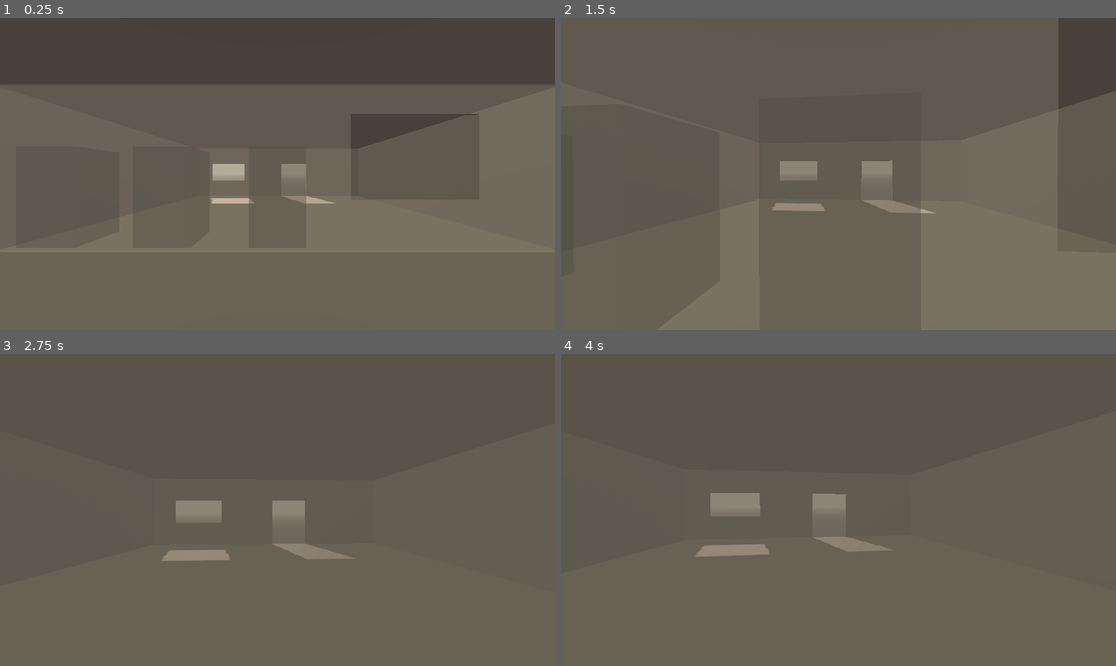
Above: before the commit, frames 1-4 (two rows, left to right).
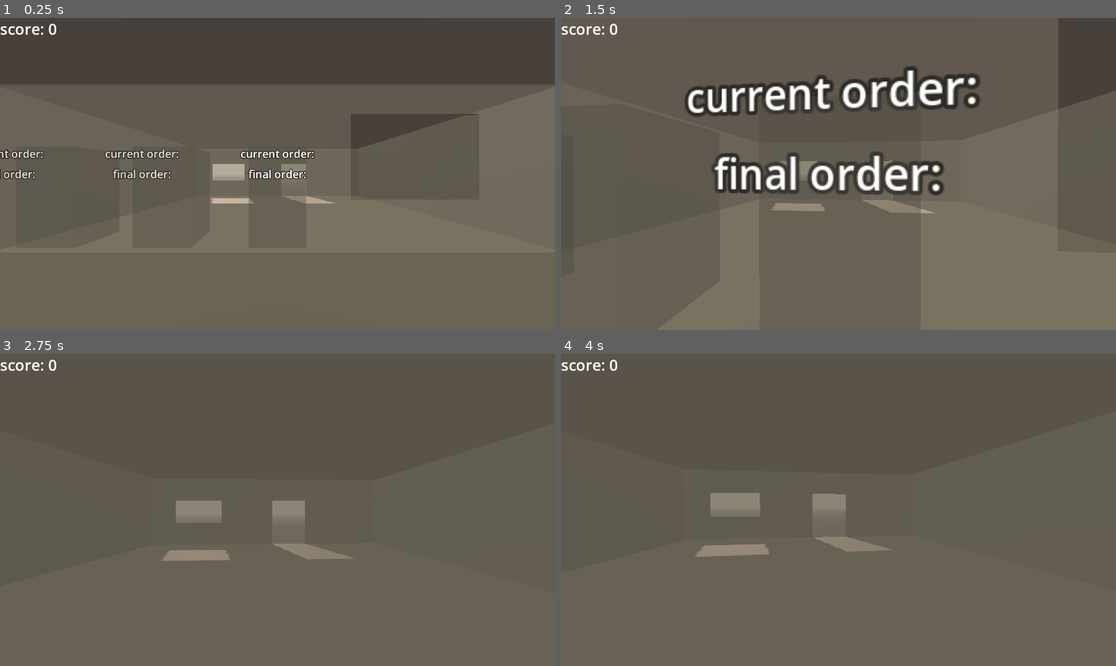
Above: after the commit, the same moments.

Repository: Sunday-Studio-Team/cafe
Game: Godot game, scene res://main.tscn
Two runs of this game, one before a commit and one after it. Both use one fixed random seed, a clock stepped at 60 frames per second and the inputs below.
Inputs (mouse positions are in pixels of both pictures, inside the frame that each line leads up to):
- Up to frame 1 (0.25 s): no input
- Up to frame 2 (1.5 s): tap Enter at 0.5 s; move the mouse to (866, 174) at 0.52 s; hold W (move_forward) from 0.53 s (still down); tap I at 0.6, 1.35 s; move the mouse to (810, 174) at 1.27 s
- Up to frame 3 (2.75 s): keep holding W (move_forward); move the mouse to (288, 503) at 2.02 s; tap I at 2.1 s
- Up to frame 4 (4 s): keep holding W (move_forward); tap Space at 2.75 s; move the mouse to (832, 516) at 2.77 s; tap I at 2.85, 3.6 s; tap Enter at 3.5 s; move the mouse to (877, 513) at 3.52 s

The runs differ from the first frame. In frame 1, 1.4% of the frame differs, in the area x 0-57%, y 1-52%; in frame 2, 8.0%, in the area x 0-76%, y 1-57%; in frame 3, 0.1%; in frame 4, 0.1%.

Commit message:
add drinks system

Diff:
--- /dev/null
+++ b/godot/drink.gd
@@ -0,0 +1,11 @@
+class_name Drink
+extends Node
+
+enum MainIngredient { COFFEE, TEA, CHAI }
+enum Liquid { WATER, MILK }
+enum Extra { SUGAR, ICE }
+
+var drink_name: String
+var main_ingredient: MainIngredient
+var liquid: Liquid
+var extra: Extra
--- a/godot/global.gd
+++ b/godot/global.gd
@@ -4,3 +4,27 @@
 var main_scene: Node3D
 var customer_entry_spot: Marker3D
 var customer_leaving_spot: Marker3D
+var drinks: Array[Drink]
+var score: int = 0
+
+
+func _ready() -> void:
+	var latte := Drink.new()
+	latte.drink_name = "latte"
+	latte.main_ingredient = Drink.MainIngredient.COFFEE
+	latte.liquid = Drink.Liquid.MILK
+	drinks.append(latte)
+
+	var iced_latte := Drink.new()
+	iced_latte.drink_name = "iced latte"
+	iced_latte.main_ingredient = Drink.MainIngredient.COFFEE
+	iced_latte.liquid = Drink.Liquid.MILK
+	iced_latte.extra = Drink.Extra.ICE
+	drinks.append(iced_latte)
+
+	var chai_latte := Drink.new()
+	chai_latte.drink_name = "chai latte"
+	chai_latte.main_ingredient = Drink.MainIngredient.CHAI
+	chai_latte.liquid = Drink.Liquid.MILK
+	chai_latte.extra = Drink.Extra.SUGAR
+	drinks.append(chai_latte)
--- a/godot/machine.gd
+++ b/godot/machine.gd
@@ -4,6 +4,8 @@
 @export var spot_for_customer: Marker3D
 @export var progress_bar: TextureProgressBar
 @export var timer: Timer
+@export var current_order_indicator: Label3D
+@export var final_order_indicator: Label3D
 
 var occupied := false:
 	set(value):
@@ -14,6 +16,8 @@
 		await get_tree().create_timer(randf_range(1, 3), false).timeout
 		start_order()
 var customer: Customer
+var customers_order: Drink
+var completed_order: Drink
 
 
 func _ready() -> void:
@@ -27,11 +31,37 @@
 
 func start_order() -> void:
 	timer.start()
+	customers_order = Global.drinks.pick_random()
+	current_order_indicator.text = customers_order.drink_name
 	progress_bar.show()
+
+
+func score_drink() -> void:
+	var score := 0
+	if completed_order.main_ingredient == customers_order.main_ingredient:
+		score += 1
+	else:
+		score -= 1
+	if completed_order.liquid == customers_order.liquid:
+		score += 1
+	else:
+		score -= 1
+	if completed_order.extra == customers_order.extra:
+		score += 1
+	else:
+		score -= 1
+
+	print("adding ", score, " to score")
+	Global.score += score
+	print("score is now ", Global.score)
 
 
 func _on_order_finished() -> void:
 	progress_bar.hide()
+	completed_order = Global.drinks.pick_random()
+	final_order_indicator.text = completed_order.drink_name
+	score_drink()
+
 	await get_tree().create_timer(randf_range(1, 2), false).timeout
 	Events.customer_left_machine.emit(customer)
 	occupied = false
--- a/godot/machine.tscn
+++ b/godot/machine.tscn
@@ -16,11 +16,13 @@
 [sub_resource type="ViewportTexture" id="ViewportTexture_6qesk"]
 viewport_path = NodePath("ProgressIndicator/SubViewport")
 
-[node name="Machine" type="Node3D" unique_id=1346980836 node_paths=PackedStringArray("spot_for_customer", "progress_bar", "timer")]
+[node name="Machine" type="Node3D" unique_id=1346980836 node_paths=PackedStringArray("spot_for_customer", "progress_bar", "timer", "current_order_indicator", "final_order_indicator")]
 script = ExtResource("1_6a4ke")
 spot_for_customer = NodePath("SpotForCustomer")
 progress_bar = NodePath("ProgressIndicator/SubViewport/TextureProgressBar")
 timer = NodePath("Timer")
+current_order_indicator = NodePath("CurrentOrderIndicator")
+final_order_indicator = NodePath("FinalOrderIndicator")
 
 [node name="MeshInstance3D" type="MeshInstance3D" parent="." unique_id=1391845402]
 transform = Transform3D(1, 0, 0, 0, 1, 0, 0, 0, 1, 0, 0.90000004, 0)
@@ -49,3 +51,11 @@
 
 [node name="Timer" type="Timer" parent="." unique_id=1788318326]
 wait_time = 10.0
+
+[node name="CurrentOrderIndicator" type="Label3D" parent="." unique_id=2089461590]
+transform = Transform3D(1, 0, 0, 0, 1, 0, 0, 0, 1, 0, 1.5999999, 1)
+text = "current order:"
+
+[node name="FinalOrderIndicator" type="Label3D" parent="." unique_id=1724140398]
+transform = Transform3D(1, 0, 0, 0, 1, 0, 0, 0, 1, 0, 1.3, 1)
+text = "final order:"
--- a/godot/main.tscn
+++ b/godot/main.tscn
@@ -4,6 +4,7 @@
 [ext_resource type="PackedScene" uid="uid://cn12vpm4btpmx" path="res://machine.tscn" id="2_0xm2m"]
 [ext_resource type="PackedScene" uid="uid://dp7t0dh80ct1r" path="res://customer.tscn" id="3_h2yge"]
 [ext_resource type="PackedScene" uid="uid://c01lyg34g6sxd" path="res://player.tscn" id="4_1bvp3"]
+[ext_resource type="Script" uid="uid://mf7n2lw6ea0i" path="res://ui.gd" id="5_lquwl"]
 
 [sub_resource type="ProceduralSkyMaterial" id="ProceduralSkyMaterial_ig7tw"]
 sky_top_color = Color(0.7058824, 0.67058825, 0.56078434, 1)
@@ -116,3 +117,21 @@
 
 [node name="Player" parent="." unique_id=1025923804 instance=ExtResource("4_1bvp3")]
 transform = Transform3D(1, 0, 0, 0, 1, 0, 0, 0, 1, 0, 0, 8)
+
+[node name="UI" type="CanvasLayer" parent="." unique_id=1922723680 node_paths=PackedStringArray("score_label")]
+script = ExtResource("5_lquwl")
+score_label = NodePath("MarginContainer/Score")
+
+[node name="MarginContainer" type="MarginContainer" parent="UI" unique_id=192377891]
+anchors_preset = 15
+anchor_right = 1.0
+anchor_bottom = 1.0
+grow_horizontal = 2
+grow_vertical = 2
+
+[node name="Score" type="Label" parent="UI/MarginContainer" unique_id=103958680]
+layout_mode = 2
+size_flags_horizontal = 0
+size_flags_vertical = 0
+theme_override_font_sizes/font_size = 32
+text = "score: 0"
--- /dev/null
+++ b/godot/ui.gd
@@ -0,0 +1,7 @@
+extends CanvasLayer
+
+@export var score_label: Label
+
+
+func _physics_process(_delta: float) -> void:
+	score_label.text = "score: " + str(Global.score)
Not shown, added: godot/drink.gd.uid
Not shown, added: godot/ui.gd.uid
